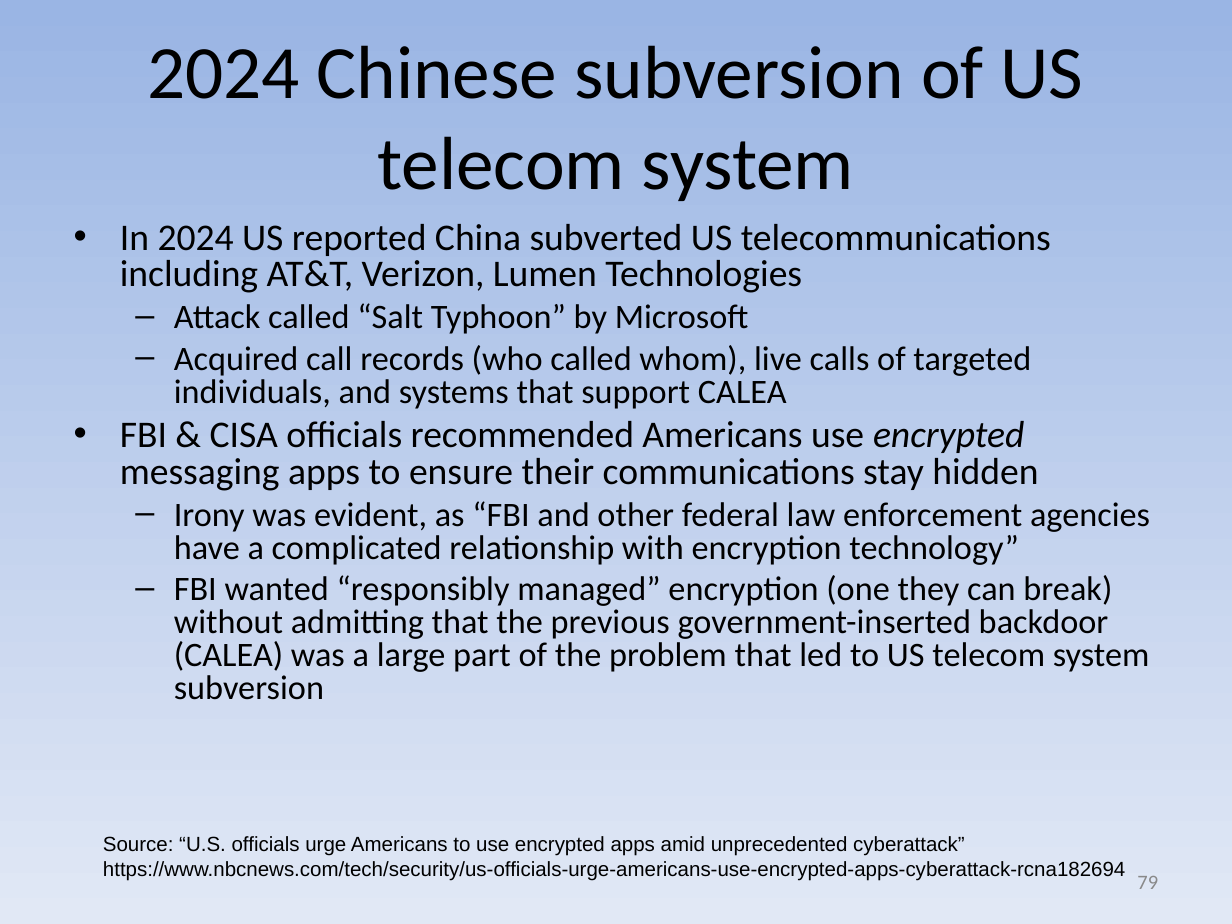
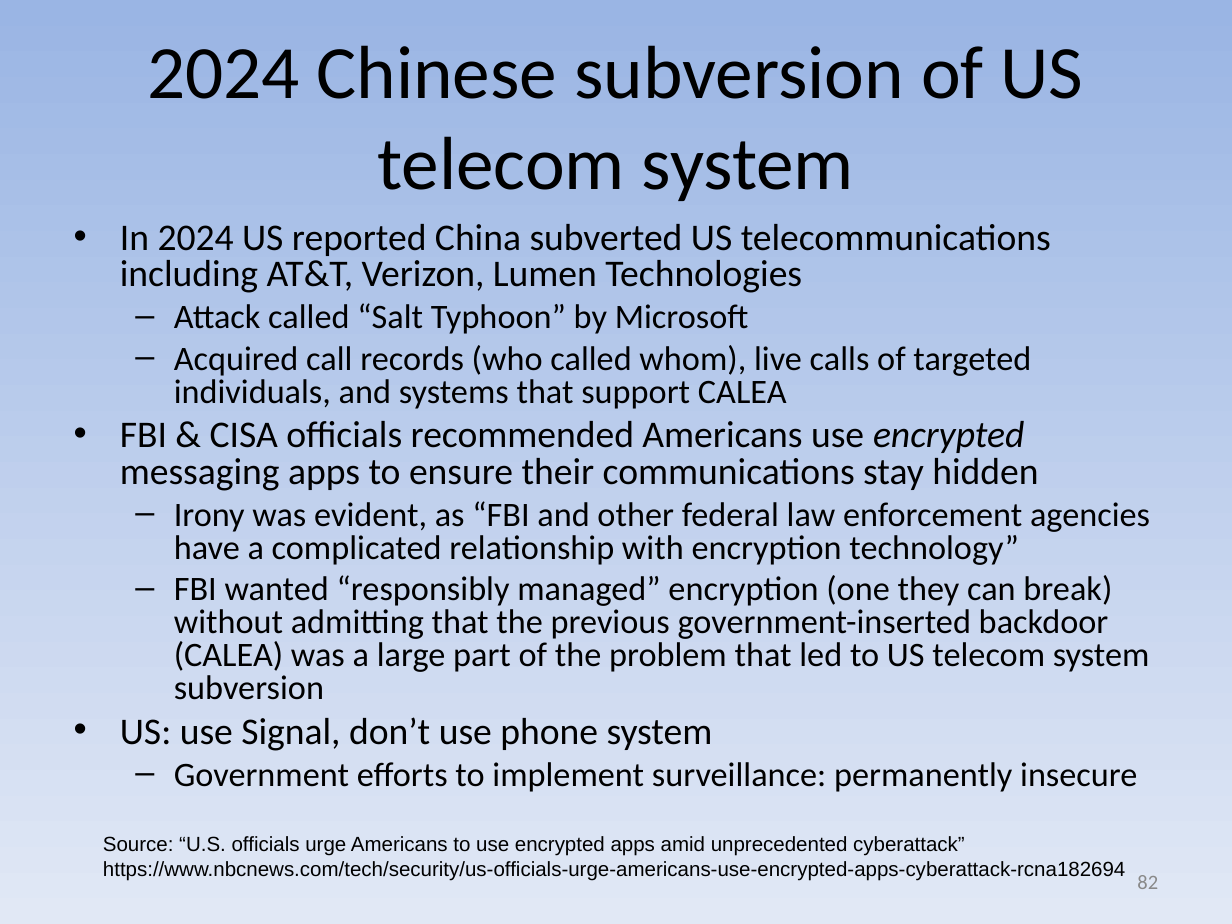
Before and after one commit to david-a-wheeler/david-a-wheeler.github.io, a slide deck: slide 82 of secure-class/presentations/Secure-Software-7-Cryptography.ppt (slide 79 before the commit). Drawn at 1232x924 pixels with LibreOffice and Linux fonts; fonts in the diff are those of the drawing. Boxes give left, top, right and bottom in pixels: in the first picture for what was removed or moved away, otherwise in the second. Text is boxed around its words. In the diff, an @@ line names an element or a change of style, - is before the commit and + after.

```diff
--- a/secure-class/presentations/Secure-Software-7-Cryptography.ppt
+++ b/secure-class/presentations/Secure-Software-7-Cryptography.ppt
@@ text at box(120, 717, 1137, 792): paragraphs added @@
+• US: use Signal, don’t use phone system
+  – Government efforts to implement surveillance: permanently insecure
@@ page number at box(1137, 875, 1158, 889): text changed @@
-79
+82
```
Also in this commit, not shown: 8 other slides changed, 3 slides added, 1 other file.
